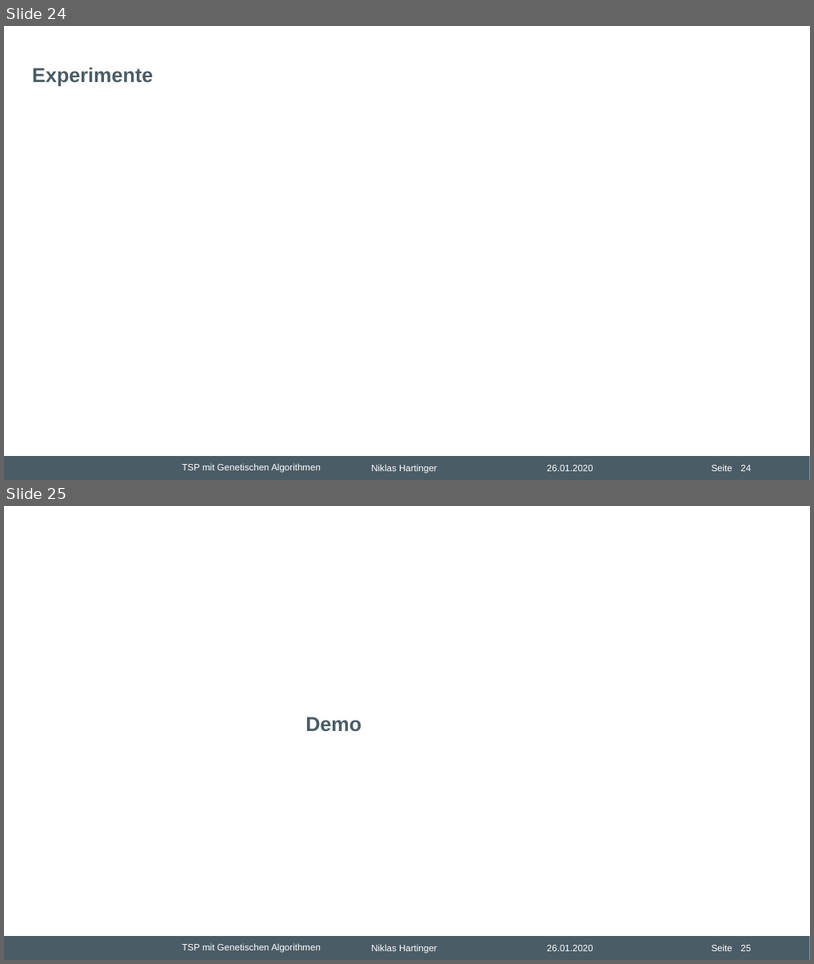
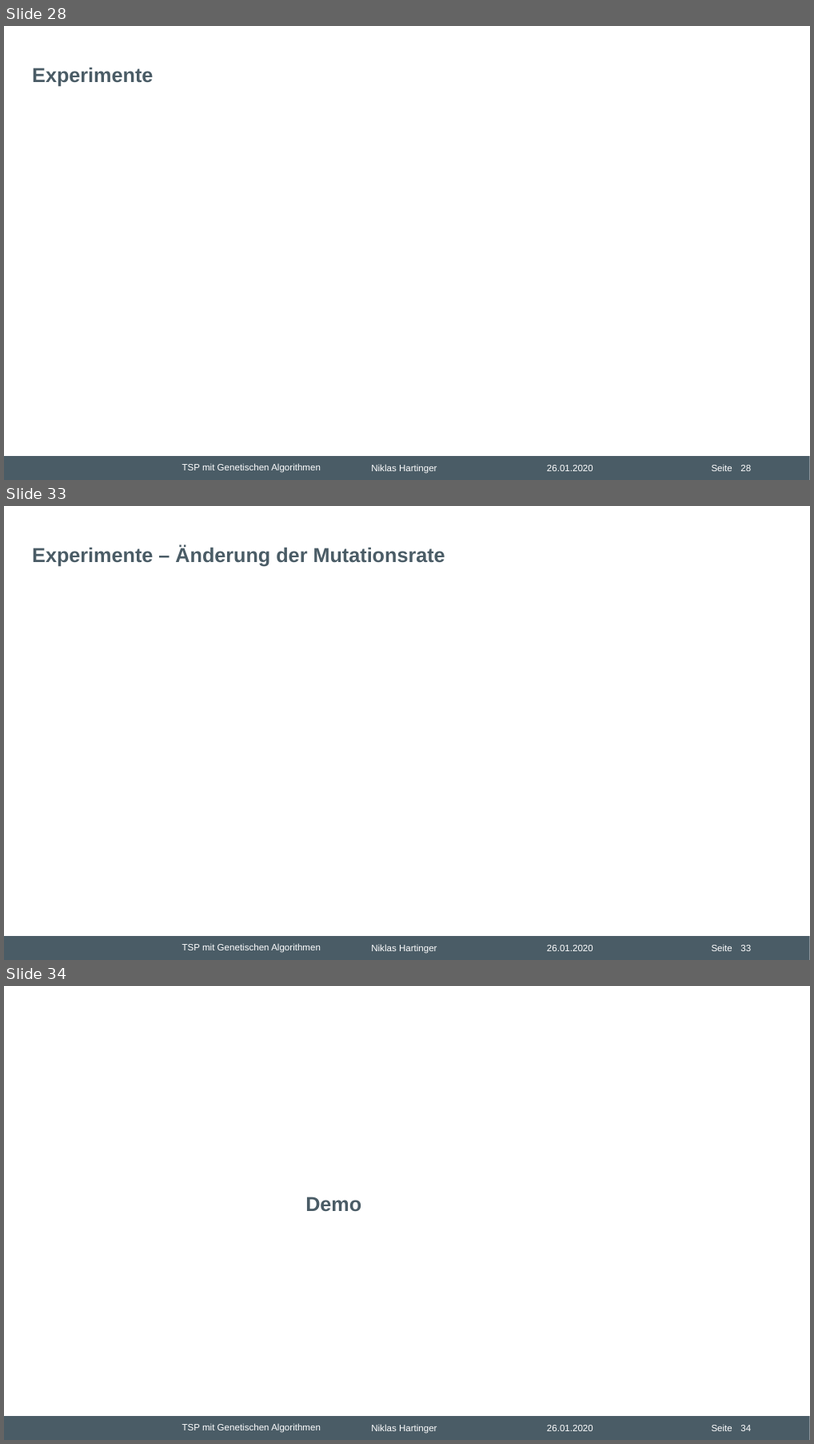
Before and after one commit to nhrt/Genetic-Algorithms, a slide deck: Projektvortrag/Präsentation Projektvortrag.pptx. Shown one above the other, each under a label of ours: slides 24 and 25 before the commit, slides 28, 33 and 34 after it; the slides between them are not shown. The pictures are 814x964 and 814x1444 pixels, drawn with LibreOffice and Linux fonts; fonts in the diff are those of the drawing; background and template pictures are left out. Boxes give left, top, right and bottom in pixels: in the first picture for what was removed or moved away, otherwise in the second. Text is boxed around its words. In the diff, an @@ line names an element or a change of style, - is before the commit and + after.

```diff
--- a/Projektvortrag/Präsentation Projektvortrag.pptx
+++ b/Projektvortrag/Präsentation Projektvortrag.pptx
@@ slide 33 added at <box>4,506,810,960</box>, background #FFFFFF; not listed: 6 template elements that a slide beside it also shows @@
@@ title added at <box>32,546,446,567</box>, 24 pt, text #4A5C66, bold @@
+Experimente – Änderung der Mutationsrate
@@ what was slide 24 is now slide 28 @@
@@ page number at <box>741,464,751,471</box>: text changed @@
-24
+28
@@ what was slide 25 is now slide 34 @@
@@ page number at <box>741,1424,751,1431</box>: text changed @@
-25
+34
```
Also in this commit, not shown: 2 slides changed, 8 other slides added.
